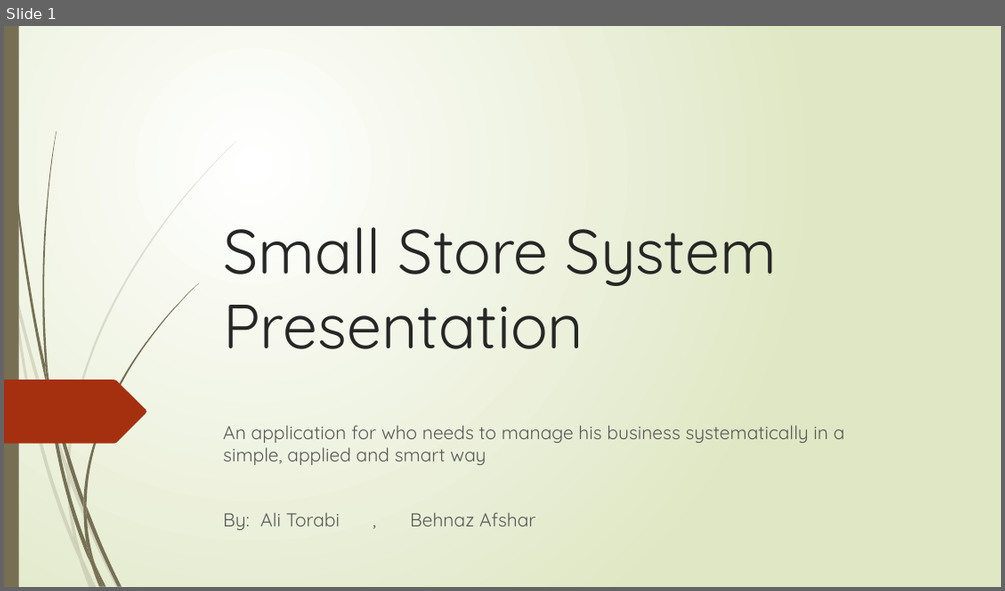
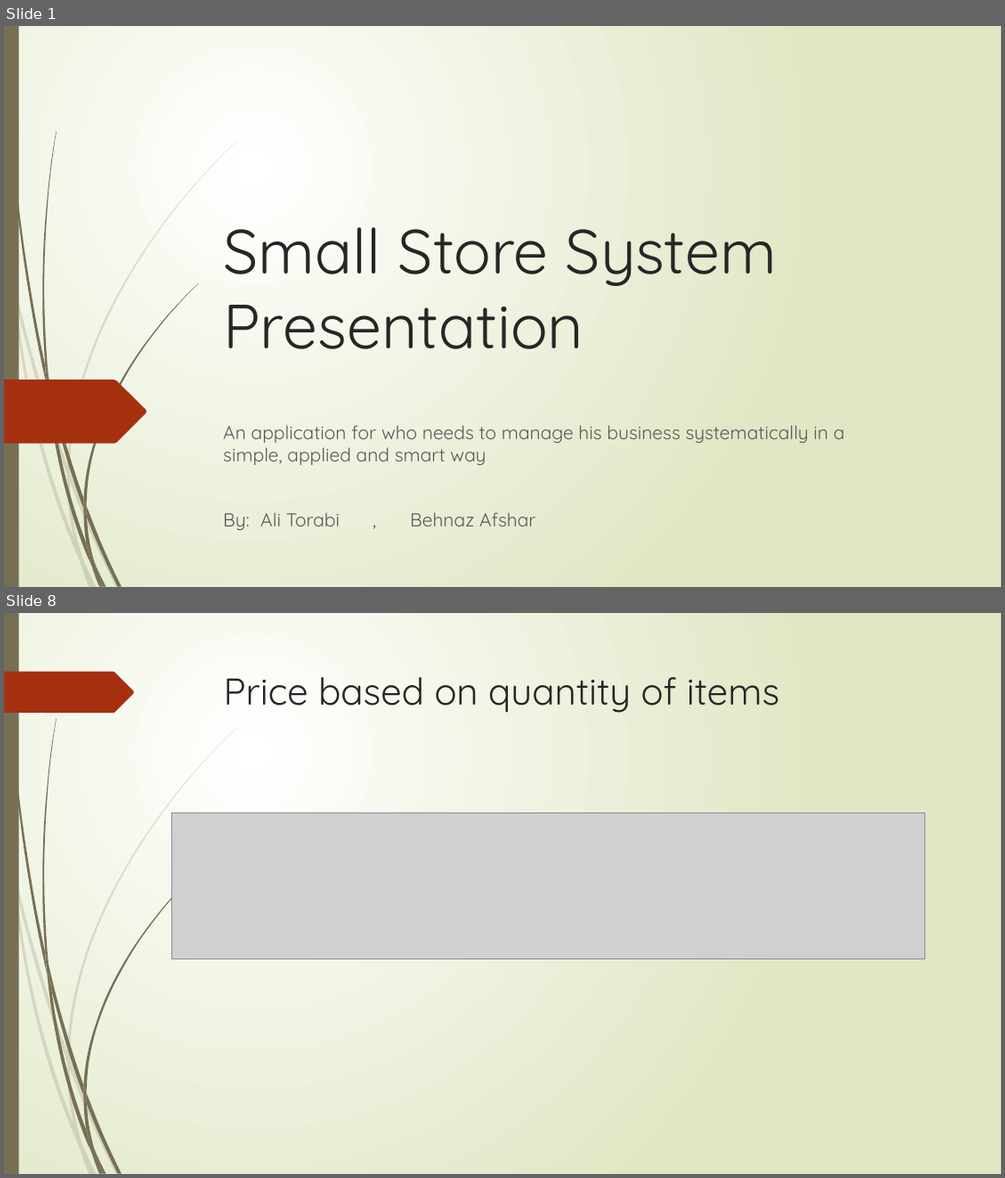
Before and after one commit to alitorabi1/SmallStore, a slide deck: Documents/Presentation1.pptx. Shown one above the other, each under a label of ours: slide 1 before the commit, slides 1 and 8 after it; the slides between them are not shown. The pictures are 1005x591 and 1005x1178 pixels, drawn with LibreOffice and Linux fonts; fonts in the diff are those of the drawing; grey boxes stand for pictures. Boxes give left, top, right and bottom in pixels: in the first picture for what was removed or moved away, otherwise in the second. Text is boxed around its words. In the diff, an @@ line names an element or a change of style, - is before the commit and + after.

```diff
--- a/Documents/Presentation1.pptx
+++ b/Documents/Presentation1.pptx
@@ slide 8 added at [4, 613, 1001, 1174], background gradient #FFFFFF to #DFE8C4; not listed: 23 template elements that a slide beside it also shows @@
@@ freeform shape added at [4, 672, 134, 713], fill #A53010 @@
@@ title added at [224, 677, 779, 713], 36 pt, text #262626 @@
+Price based on quantity of items
@@ picture added at [171, 812, 925, 959] @@
```
Also in this commit, not shown: 1 slide changed, 7 other slides added, 11 slides removed.
